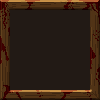
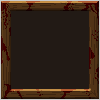
Revision of a layered 100px x 100px image; what changed, layer by layer:
painted on "Layer 1" over [0, 0, 100, 100]
painted on "v1" over [0, 0, 100, 100]
renamed "Background" to "Layer 0", painted on it over [0, 0, 100, 100]
